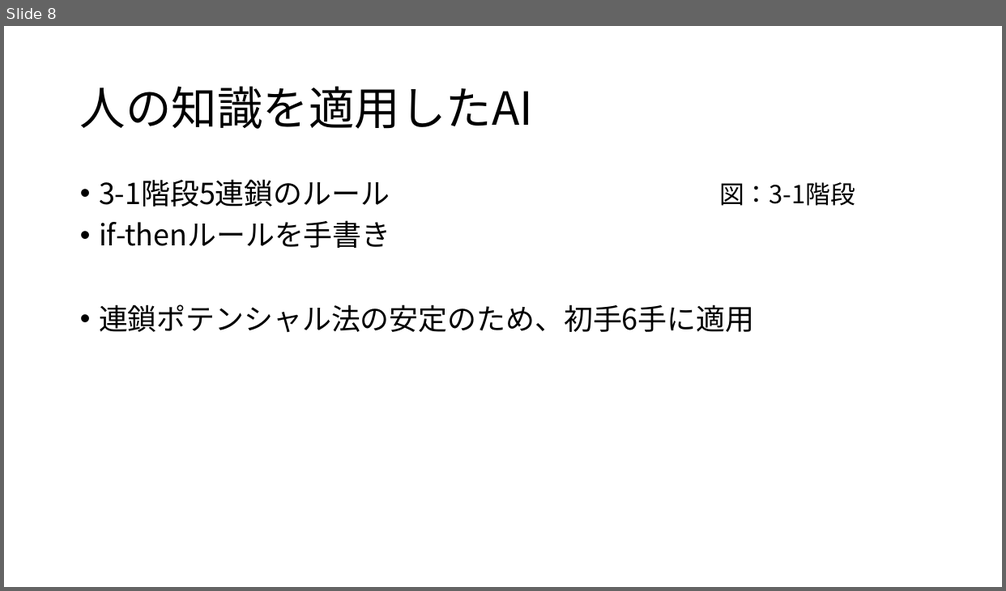
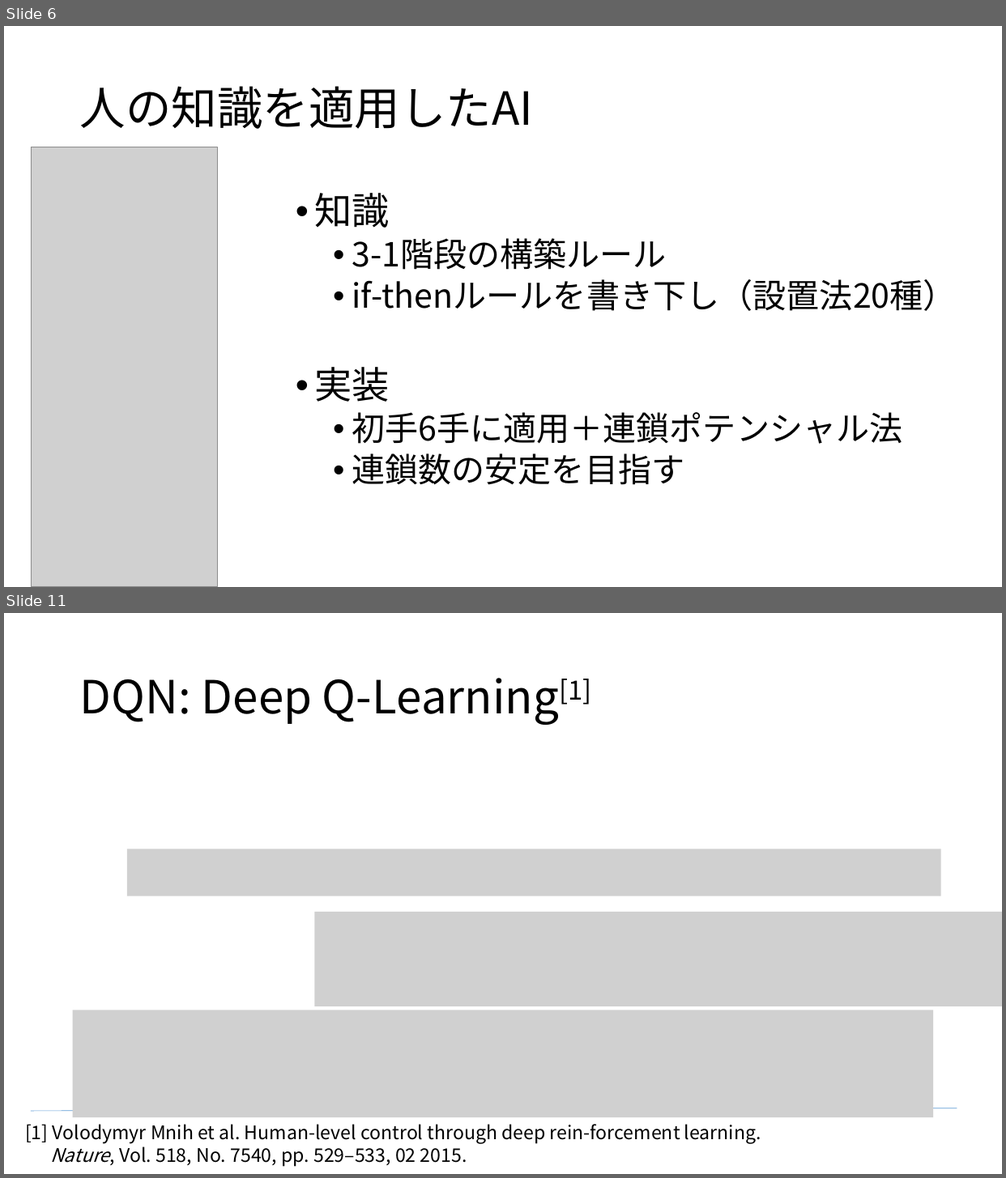
Before and after one commit to hshibasawa7/graduation-thesis, a slide deck: happyou/soturonHappyou.pptx. Shown one above the other, each under a label of ours: slide 8 before the commit, slides 6 and 11 after it; the slides between them are not shown. The pictures are 1006x591 and 1006x1178 pixels, drawn with LibreOffice and Linux fonts; fonts in the diff are those of the drawing; grey boxes stand for pictures. Boxes give left, top, right and bottom in pixels: in the first picture for what was removed or moved away, otherwise in the second. Text is boxed around its words. In the diff, an @@ line names an element or a change of style, - is before the commit and + after.

```diff
--- a/happyou/soturonHappyou.pptx
+++ b/happyou/soturonHappyou.pptx
@@ slide 11 added at bbox=[4, 613, 1002, 1174], background #FFFFFF @@
@@ title added at bbox=[80, 678, 591, 725], 44 pt, text #000000 @@
+DQN: Deep Q-Learning[1]
@@ picture added at bbox=[127, 849, 940, 896] @@
@@ picture added at bbox=[315, 912, 1002, 1007] @@
@@ picture added at bbox=[73, 1011, 934, 1118] @@
@@ line added from (31, 1112) to (957, 1109), #5B9BD5 0.5 pt @@
@@ text added at bbox=[25, 1124, 761, 1167], 18 pt, text #000000 @@
+[1] Volodymyr Mnih et al. Human-level control through deep rein-forcement learning.
+Nature, Vol. 518, No. 7540, pp. 529–533, 02 2015.
@@ what was slide 8 is now slide 6 @@
@@ slide 6 changed as well @@
@@ picture added at bbox=[31, 148, 217, 587] @@
@@ text at bbox=[314, 193, 957, 485]: text changed; size 28 to 32 pt @@
-• 3-1階段5連鎖のルール
-• if-thenルールを手書き
-• 連鎖ポテンシャル法の安定のため、初手6手に適用
+• 知識
+  • 3-1階段の構築ルール
+  • if-thenルールを書き下し（設置法20種）
+• 実装
+  • 初手6手に適用＋連鎖ポテンシャル法
+  • 連鎖数の安定を目指す
@@ text removed at bbox=[719, 182, 855, 206] @@
-図：3-1階段
```
Also in this commit, not shown: 7 other slides changed, 2 other slides added, 5 slides removed, 3 other files.
